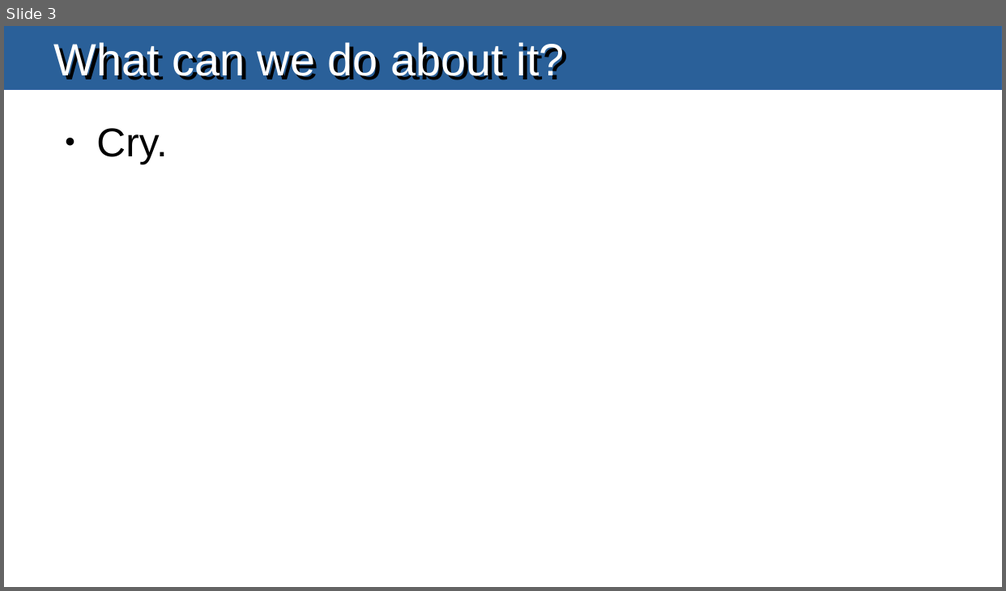
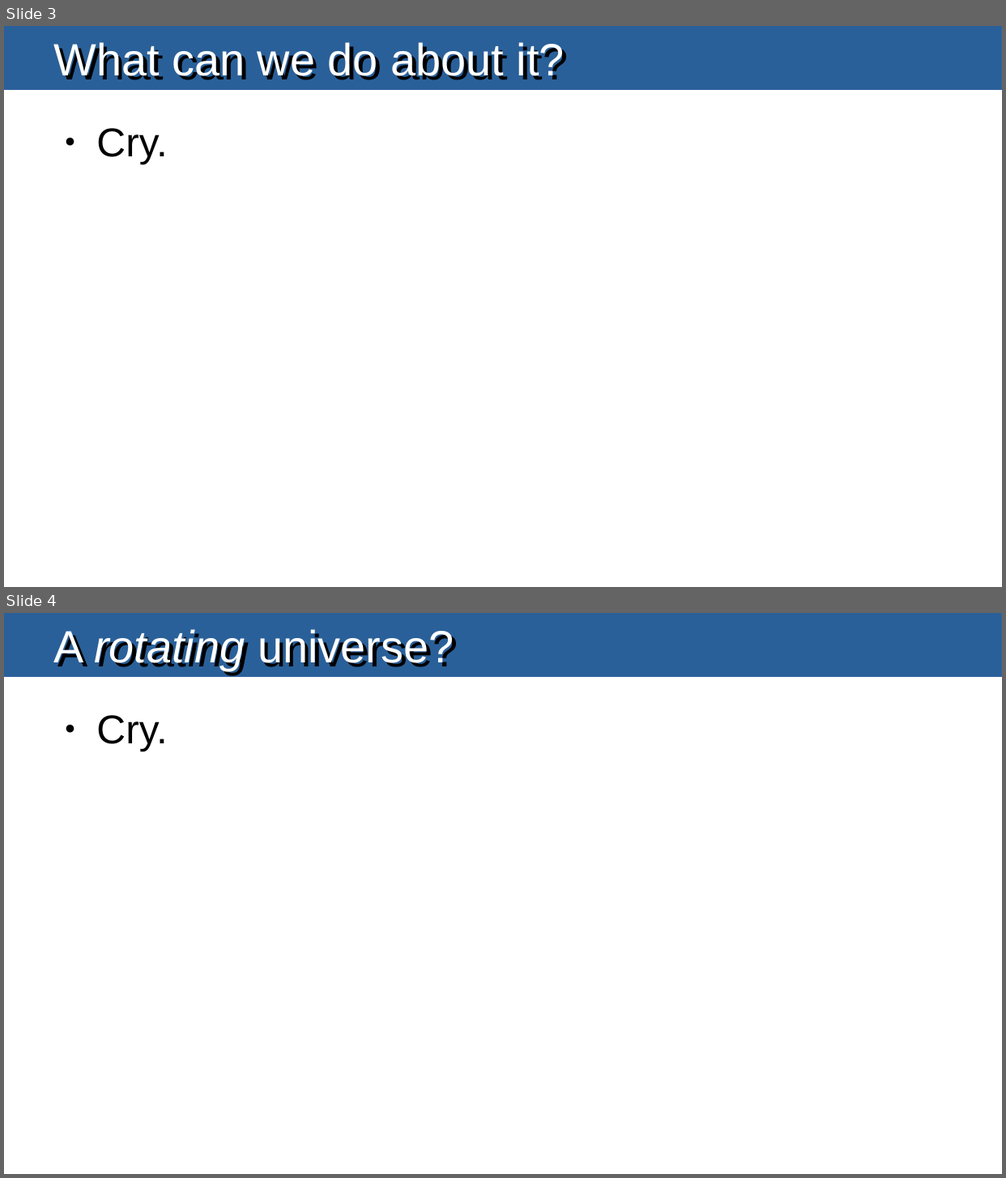
Before and after one commit to masterdesky/presentations, a slide deck: cosmology/rotating-universe-sim/rotating-universe.odp. Shown one above the other, each under a label of ours: slide 3 before the commit, slides 3 and 4 after it. The pictures are 1006x591 and 1006x1178 pixels, drawn with LibreOffice and Linux fonts; fonts in the diff are those of the drawing. Boxes give left, top, right and bottom in pixels: in the first picture for what was removed or moved away, otherwise in the second. Text is boxed around its words. In the diff, an @@ line names an element or a change of style, - is before the commit and + after.

Commit message:
titles for rotating cosmo

```diff
--- a/cosmology/rotating-universe-sim/rotating-universe.odp
+++ b/cosmology/rotating-universe-sim/rotating-universe.odp
@@ slide 4 added at [4,613,1002,1174], background #FFFFFF @@
@@ rectangle added at [4,613,1002,676], fill #2A6099, outline #3465A4 0 pt @@
@@ title added at [54,629,454,671], 36 pt, text #FFFFFF @@
+A rotating universe?
@@ text added at [96,715,167,751], 32 pt, text #000000 @@
+● Cry.
```
Also in this commit, not shown: 2 other slides added.
